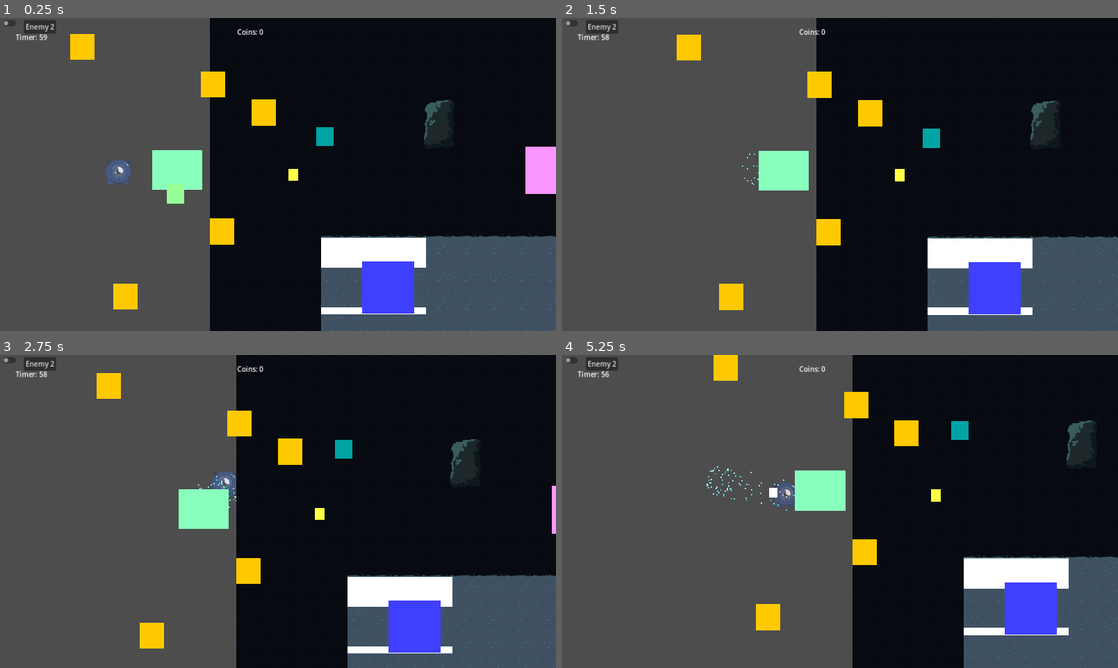
Above: before the commit, frames 1-4 (two rows, left to right).
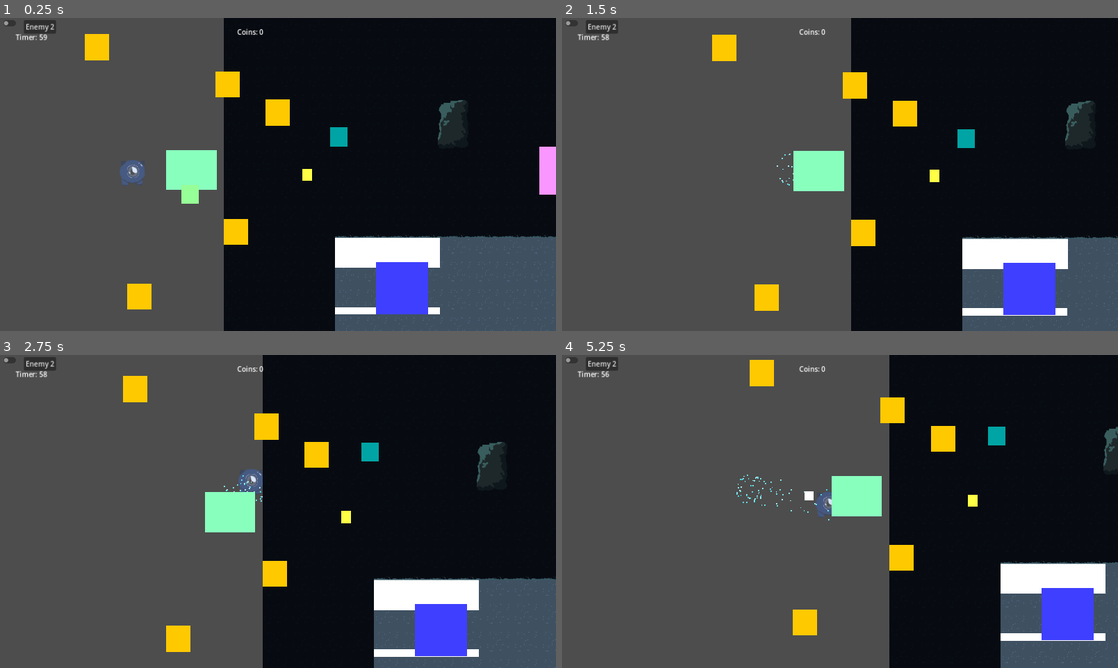
Above: after the commit, the same moments.

Repository: acropolis914/Gwizz-s-Game-Jam
Game: Godot game, scene res://Scene/main.tscn
Same seed, same stepped clock (60 frames per second), same inputs: the game is played once before the commit and once after it. This scene is started directly instead of the project's main scene.
Inputs (mouse positions are in pixels of both pictures, inside the frame that each line leads up to):
- Up to frame 1 (0.25 s): no input
- Up to frame 2 (1.5 s): tap Enter at 0.5 s; move the mouse to (962, 158) at 0.52 s; hold D (move_right) 0.53-1.28 s; tap Shift (dash) at 0.6, 1.35 s; move the mouse to (728, 190) at 1.27 s; hold S (move_down) from 1.28 s (still down)
- Up to frame 3 (2.75 s): move the mouse to (333, 442) at 2.02 s; release S (move_down) at 2.03 s; hold D (move_right) from 2.03 s (still down); tap Shift (dash) at 2.1 s
- Up to frame 4 (5.25 s): move the mouse to (812, 574) at 2.77 s; release D (move_right) at 2.78 s; hold W (move_up) 2.78-3.53 s; tap Shift (dash) every 0.75 s from 2.85 to 5.1 s; move the mouse to (1006, 558) at 3.52 s; hold A (move_left) 3.53-5.03 s; move the mouse to (673, 464) at 4.27 s; move the mouse to (867, 511) at 5.02 s; hold S (move_down) from 5.03 s (still down)

The runs differ from the first frame. In frame 1, 9.1% of the frame differs, in the area x 12-100%, y 0-100%; in frame 2, 17%; in frame 3, 15%; in frame 4, 18%, in the area x 26-100%, y 0-100%.

Commit message:
camera follow faster

Diff:
--- a/Scripts/Main.gd
+++ b/Scripts/Main.gd
@@ -21,7 +21,7 @@
 func _process(delta):
 	#Simple camera pan lang try
 	if $Player && $Player.velocity != Vector2.ZERO:
-		$Camera2D.position += ($Player.position - $Camera2D.position)/3 * delta
+		$Camera2D.position += ($Player.position - $Camera2D.position)/1.5 * delta
 
 	if $Debug/CheckButton.button_pressed:
 		$"enemy_type_1".change_art()
--- a/project.godot
+++ b/project.godot
@@ -24,6 +24,10 @@
 window/size/viewport_width=1280
 window/size/viewport_height=720
 window/stretch/mode="canvas_items"
+
+[editor]
+
+movie_writer/movie_file="C:/Users/Acropolis/Desktop/PolPassionProjects/movie.avi"
 
 [input]
 
